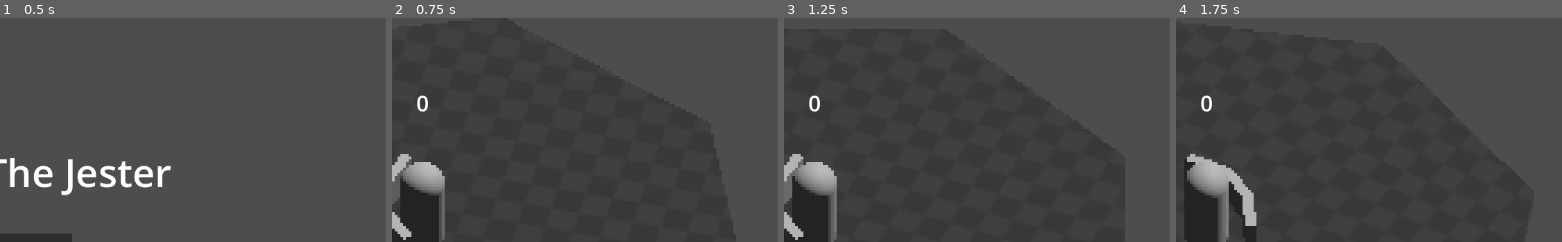
Above: before the commit, frames 1-4 (left to right).
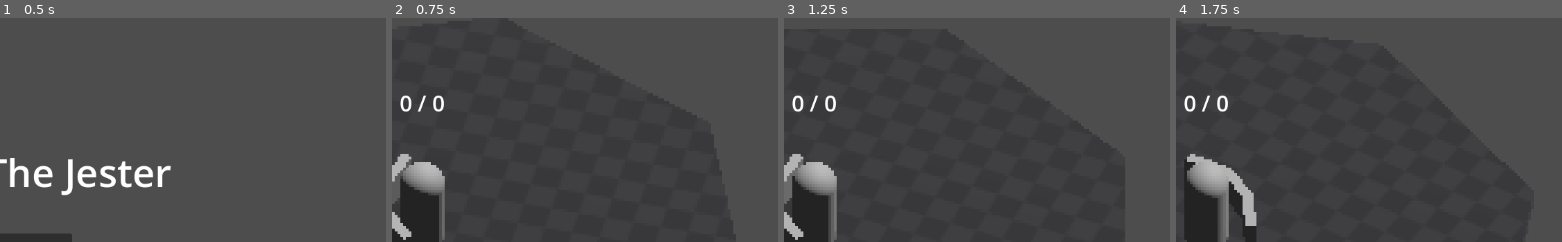
Above: after the commit, the same moments.

Repository: JammingDino/john-the-jester
Game: Godot game, scene res://Main.tscn
The game is run twice, just before and just after one commit, with the same random seed, the same clock (stepped at 60 frames per second) and the same inputs.
Inputs (mouse positions are % of the whole screen's width and height, from its top left):
- Up to frame 1 (0.5 s): no input
- Up to frame 2 (0.75 s): click "Play" at 0.5 s
- Up to frame 3 (1.25 s): no input
- Up to frame 4 (1.75 s): tap Enter (ui_accept) at 1.25, 1.35, 1.52 s; move the mouse to (75, 45) at 1.27 s; hold Right (ui_right) from 1.28 s (still down)
The pictures show only the part of the screen within x 48-98%, y 0-50%; the shares and areas given below are measured in that part.

Frame 1 is identical in both runs. In frame 2, 0.4% of the frame differs, in the area x 2-14%, y 34-42%; in frame 3, 0.4%; in frame 4, 0.4%.

Commit message:
Added a highscore that saves, made the game have an actual loop.

Diff:
--- a/Scenes/tomato_catcher.tscn
+++ b/Scenes/tomato_catcher.tscn
@@ -133,8 +133,21 @@
 grow_horizontal = 2
 theme_override_constants/margin_top = 100
 
-[node name="Counter" type="Label" parent="Control/MarginContainer" unique_id=1604198786]
+[node name="VBoxContainer" type="VBoxContainer" parent="Control/MarginContainer" unique_id=1260828399]
+layout_mode = 2
+
+[node name="Counter" type="Label" parent="Control/MarginContainer/VBoxContainer" unique_id=1604198786]
 layout_mode = 2
 theme_override_font_sizes/font_size = 32
-text = "0"
+text = "0 / 100"
 horizontal_alignment = 1
+
+[node name="MarginContainer" type="MarginContainer" parent="Control/MarginContainer/VBoxContainer" unique_id=853494532]
+layout_mode = 2
+theme_override_constants/margin_top = 50
+
+[node name="RestartPrompt" type="Label" parent="Control/MarginContainer/VBoxContainer/MarginContainer" unique_id=460062181]
+visible = false
+layout_mode = 2
+text = "Press keys"
+horizontal_alignment = 1
--- a/Script/tomato_catcher/tomato_catcher.gd
+++ b/Script/tomato_catcher/tomato_catcher.gd
@@ -14,16 +14,37 @@
 var active_tomatoes: Array[Node3D] = []
 
 @onready var catch_area: Area3D = $Player/Facing/Area3D
-@onready var counter: Label = $Control/MarginContainer/Counter
+@onready var counter: Label = $Control/MarginContainer/VBoxContainer/Counter
+@onready var restart_prompt: Label = $Control/MarginContainer/VBoxContainer/MarginContainer/RestartPrompt
+
+const SAVE_FILE = "user://tomato_highscore.save"
 
 var score: int = 0
+var high_score: int = 0
 var game_over: bool = false
 
+func load_high_score() -> void:
+	if FileAccess.file_exists(SAVE_FILE):
+		var file = FileAccess.open(SAVE_FILE, FileAccess.READ)
+		if file:
+			high_score = file.get_32()
+			file.close()
+
+func save_high_score() -> void:
+	var file = FileAccess.open(SAVE_FILE, FileAccess.WRITE)
+	if file:
+		file.store_32(high_score)
+		file.close()
+
+func update_score_display() -> void:
+	if counter:
+		counter.text = str(score) + " / " + str(high_score)
+
 func _ready() -> void:
+	load_high_score()
 	if catch_area:
 		catch_area.area_entered.connect(_on_catch_area_entered)
-	if counter:
-		counter.text = str(score)
+	update_score_display()
 
 func _on_catch_area_entered(area: Area3D) -> void:
 	var parent = area.get_parent()
@@ -32,8 +53,8 @@
 		active_tomatoes.erase(parent)
 
 		score += 1
+		update_score_display()
 		if counter:
-			counter.text = str(score)
 			counter.pivot_offset = counter.size / 2.0
 
 			var tween = create_tween()
@@ -48,6 +69,10 @@
 
 func _process(delta: float) -> void:
 	if game_over:
+
+		if Input.is_action_just_pressed("ui_accept"):
+			self.queue_free()
+
 		return
 
 	time_elapsed += delta
@@ -89,6 +114,12 @@
 
 func _trigger_game_over() -> void:
 	game_over = true
+
+	if score > high_score:
+		high_score = score
+		save_high_score()
+		update_score_display()
+
 	print("Game Over! Tomato hit the center! Final score: ", score)
 
 	# Optional juiciness for Game Over UI (flashing the counter red)
@@ -102,6 +133,8 @@
 		if is_instance_valid(tomato):
 			tomato.queue_free()
 	active_tomatoes.clear()
+
+	restart_prompt.visible = true
 
 func spawn_tomato() -> void:
 	if not tomato_scene:
